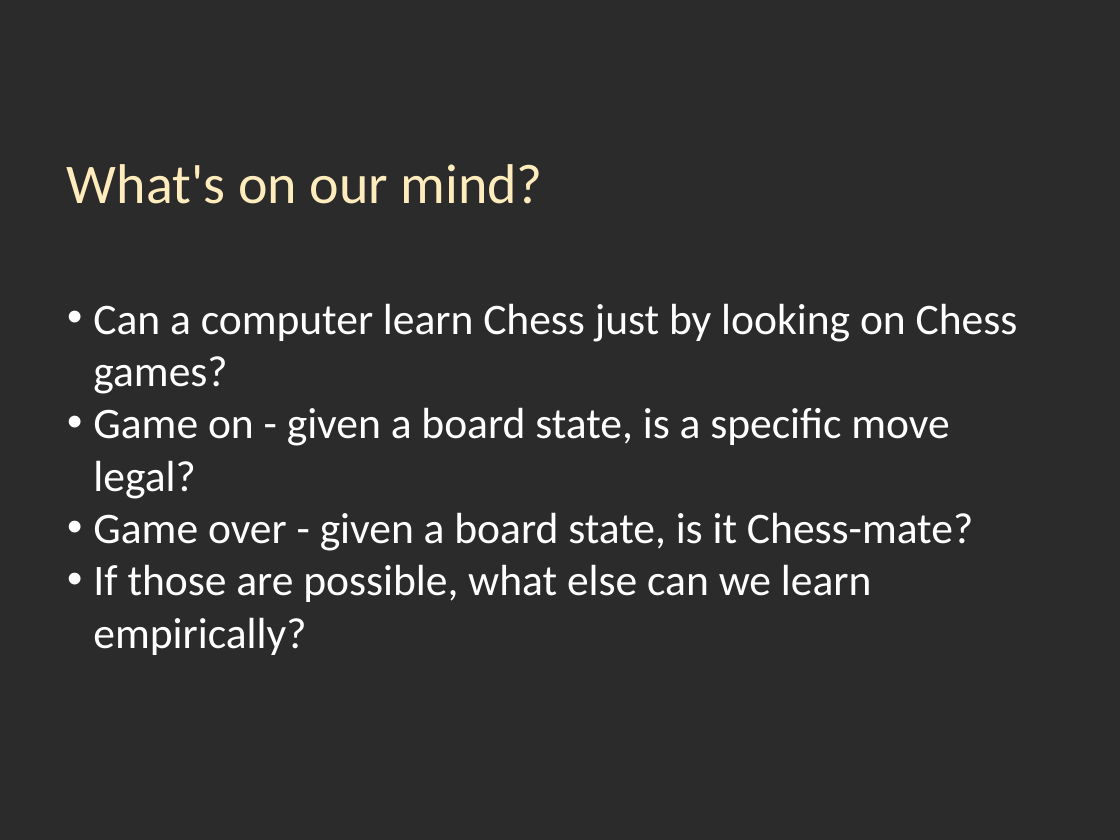
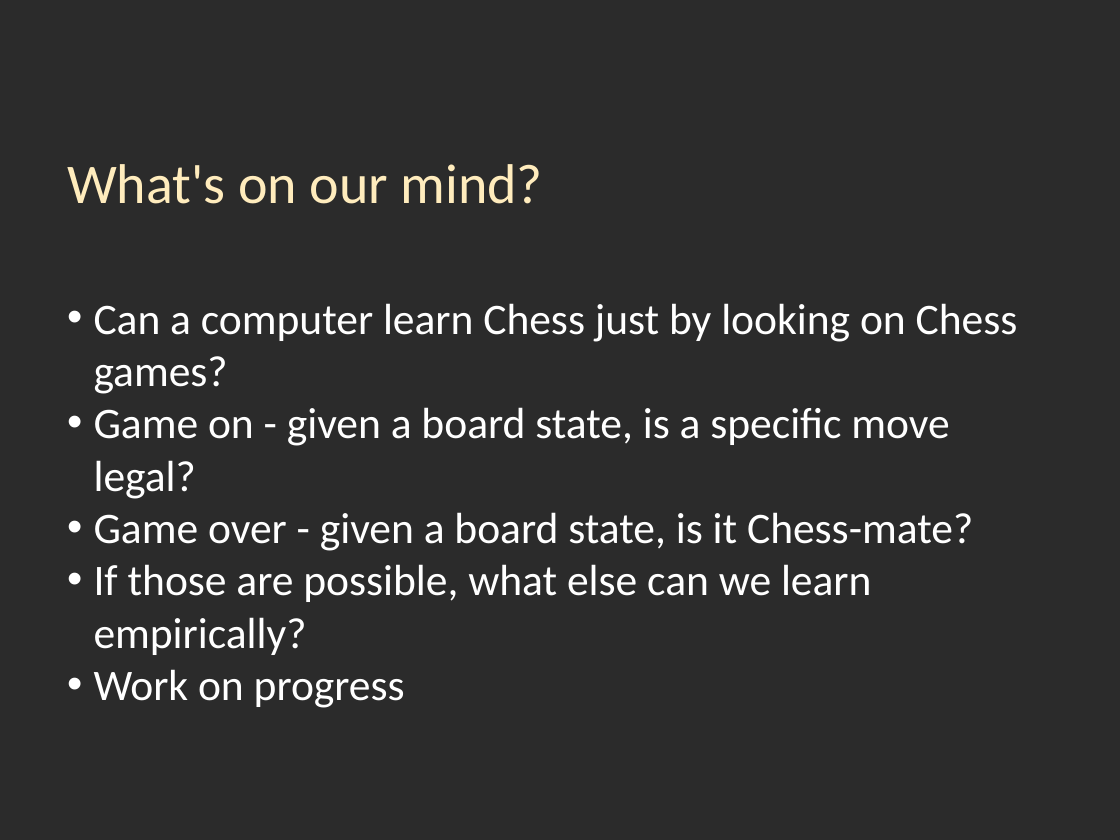
Before and after one commit to nivm/learningchess, a slide deck: slide 3 of presentation/chess_presentation.pptx. Drawn at 1120x840 pixels with LibreOffice and Linux fonts; fonts in the diff are those of the drawing; background and template pictures are left out; a plain dark background stands for a picture behind light text. Boxes give left, top, right and bottom in pixels: in the first picture for what was removed or moved away, otherwise in the second. Text is boxed around its words. In the diff, an @@ line names an element or a change of style, - is before the commit and + after.

```diff
--- a/presentation/chess_presentation.pptx
+++ b/presentation/chess_presentation.pptx
@@ text at (94,669,405,708): paragraph added @@
+• Work on progress
```
Also in this commit, not shown: 10 other slides changed, 11 slides added, 4 slides removed.
